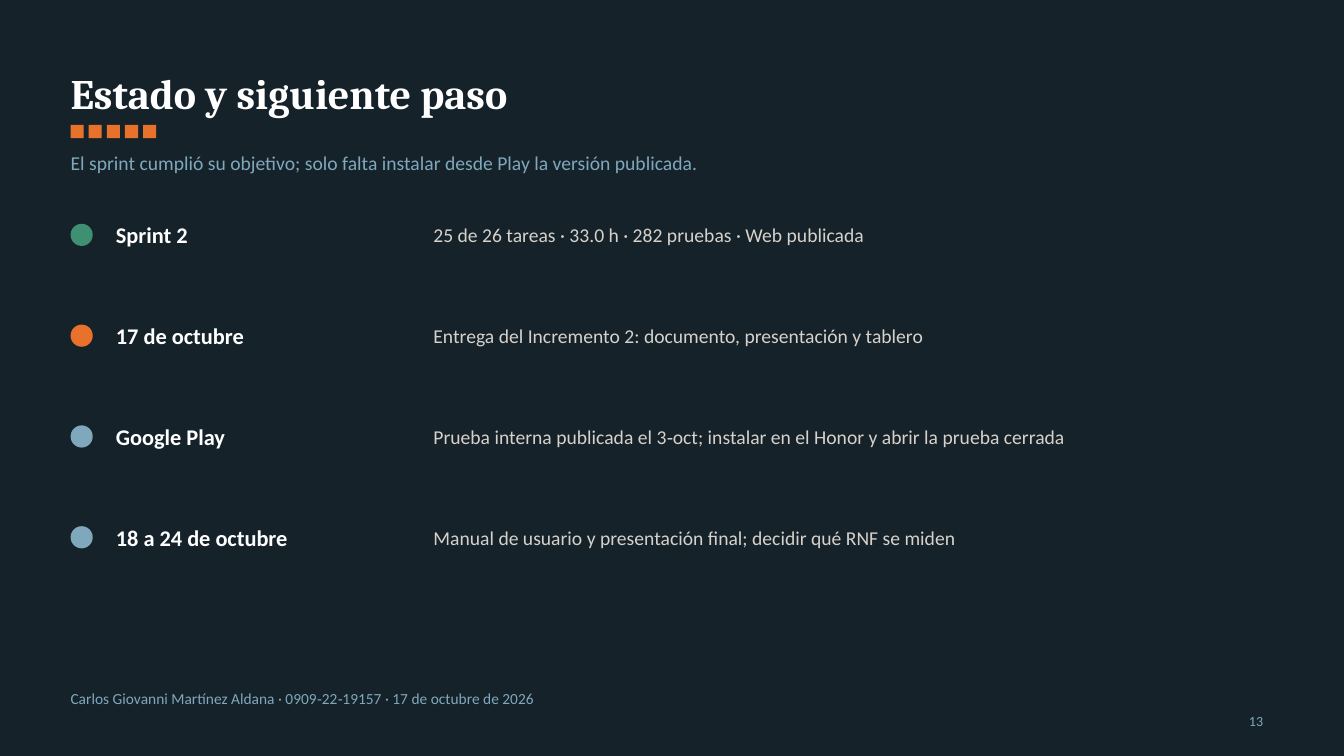
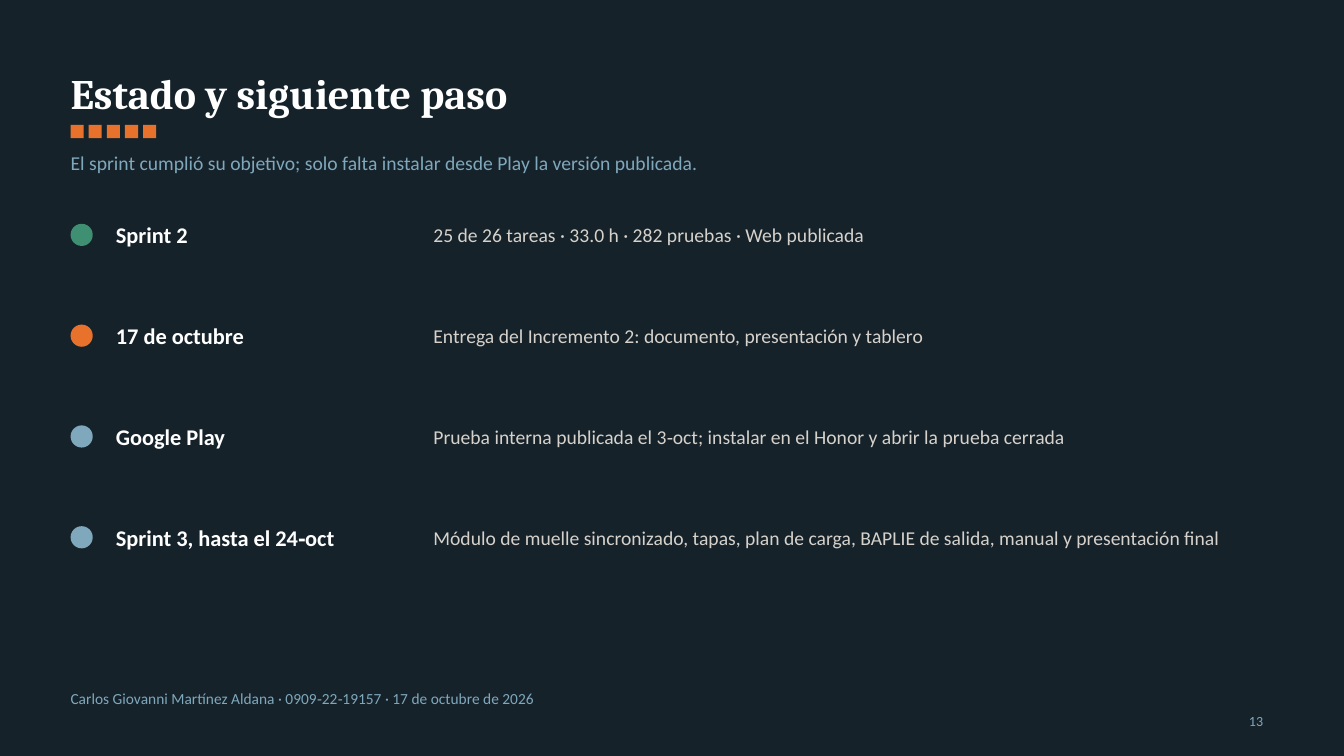
Before and after one commit to YovaWarrior/Proyecto-BayStream, a slide deck: slide 13 of docs/BayStream_Incremento2_Presentacion.pptx. Drawn at 1344x756 pixels with LibreOffice and Linux fonts; fonts in the diff are those of the drawing. Boxes give left, top, right and bottom in pixels: in the first picture for what was removed or moved away, otherwise in the second. Text is boxed around its words. In the diff, an @@ line names an element or a change of style, - is before the commit and + after.

```diff
--- a/docs/BayStream_Incremento2_Presentacion.pptx
+++ b/docs/BayStream_Incremento2_Presentacion.pptx
@@ text at <box>116,530,334,550</box>: text changed @@
-18 a 24 de octubre
+Sprint 3, hasta el 24‑oct
@@ text at <box>433,531,1219,549</box>: text changed @@
-Manual de usuario y presentación final; decidir qué RNF se miden
+Módulo de muelle sincronizado, tapas, plan de carga, BAPLIE de salida, manual y presentación final
```
Also in this commit, not shown: 2 other slides changed, 3 other files.
